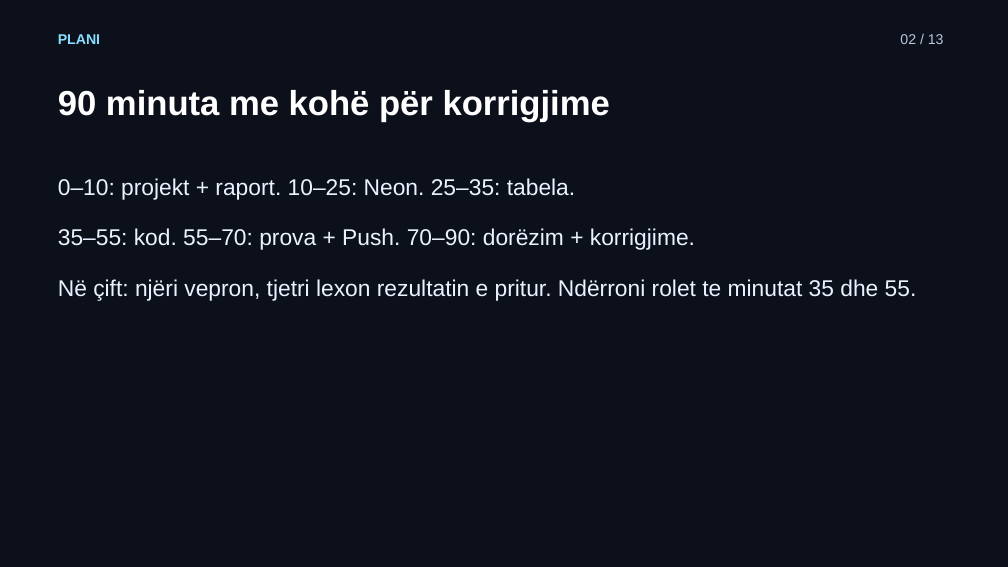
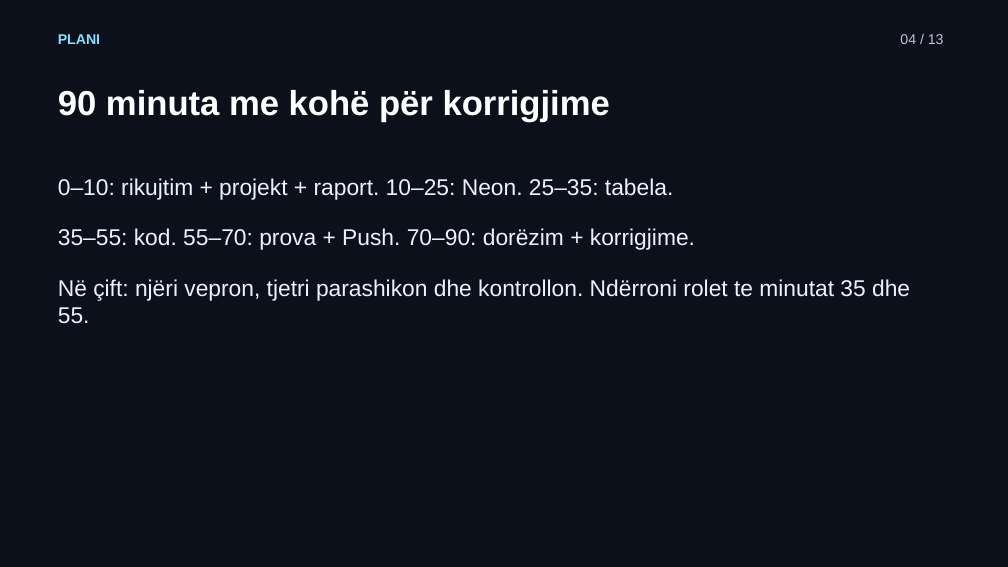
Before and after one commit to arbenl/arbenl.github.io, a slide deck: slide 4 of lendet/2026-2027/mobile/lectures/ushtrimet-04-neon-rideshare-2026.pptx (slide 2 before the commit). Drawn at 1008x567 pixels with LibreOffice and Linux fonts; fonts in the diff are those of the drawing. Boxes give left, top, right and bottom in pixels: in the first picture for what was removed or moved away, otherwise in the second. Text is boxed around its words. In the diff, an @@ line names an element or a change of style, - is before the commit and + after.

```diff
--- a/lendet/2026-2027/mobile/lectures/ushtrimet-04-neon-rideshare-2026.pptx
+++ b/lendet/2026-2027/mobile/lectures/ushtrimet-04-neon-rideshare-2026.pptx
@@ text at bbox=[900, 34, 944, 44]: text changed @@
-02 / 13
+04 / 13
@@ text at bbox=[58, 178, 673, 200]: text changed @@
-0–10: projekt + raport. 10–25: Neon. 25–35: tabela.
+0–10: rikujtim + projekt + raport. 10–25: Neon. 25–35: tabela.
@@ text at bbox=[58, 279, 910, 324]: text changed @@
-Në çift: njëri vepron, tjetri lexon rezultatin e pritur. Ndërroni rolet te minutat 35 dhe 55.
+Në çift: njëri vepron, tjetri parashikon dhe kontrollon. Ndërroni rolet te minutat 35 dhe 55.
```
Also in this commit, not shown: 2 other slides changed, 1 slide added, 1 slide removed, 15 other files.
